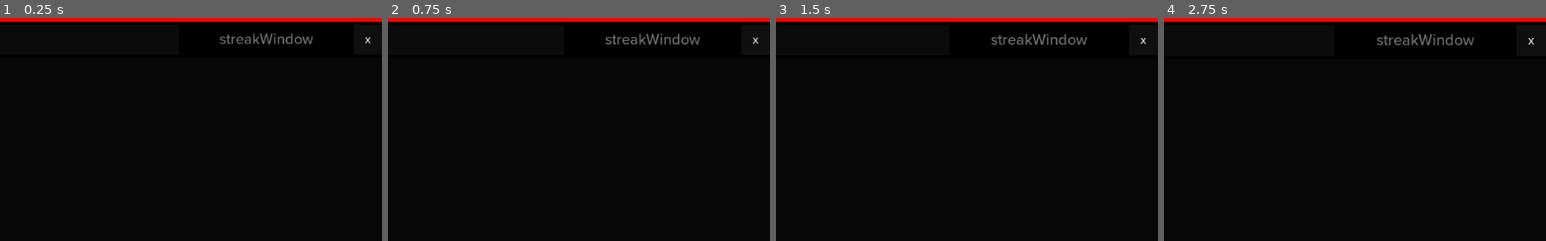
Above: before the commit, frames 1-4 (left to right).
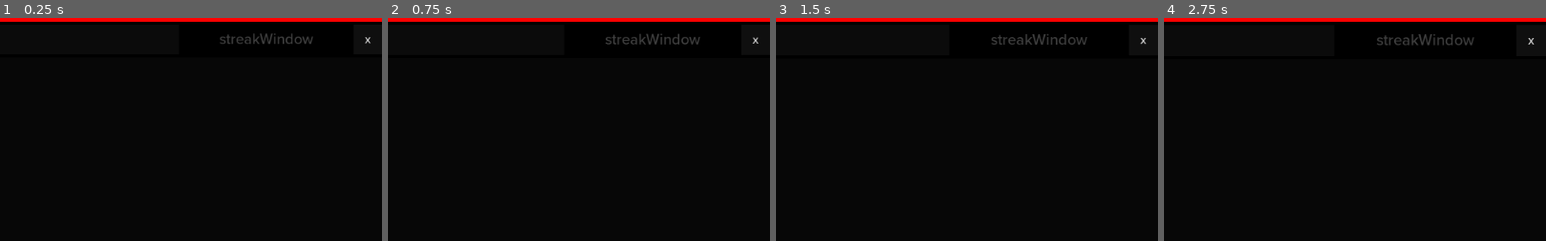
Above: after the commit, the same moments.

Repository: JuanSantosGomez/streakvaults
Game: Godot game, scene res://__Window__/Main_template.tscn
Two runs of this game, one before a commit and one after it. Both use one fixed random seed, a clock stepped at 60 frames per second and the inputs below.
Inputs:
- Up to frame 1 (0.25 s): no input
- Up to frame 2 (0.75 s): click "♦" at 0.5 s
- Up to frame 3 (1.5 s): click "♦" at 1.25 s
- Up to frame 4 (2.75 s): click "♦" at 2 s
The pictures show only the part of the screen within x 50-100%, y 0-50%; the shares and areas given below are measured in that part.

The runs differ from the first frame. In frame 1, 0.3% of the frame differs, in the area x 57-82%, y 6-12%; in frame 2, 0.4%; in frame 3, 0.4%, in the area x 56-82%, y 7-12%; in frame 4, 0.4%.

Commit message:
change window title color

Diff:
--- a/__Window__/Main_template.tscn
+++ b/__Window__/Main_template.tscn
@@ -70,7 +70,7 @@
 margin_top = 2.0
 margin_right = 982.0
 margin_bottom = 37.0
-custom_colors/font_color = Color( 0.45098, 0.45098, 0.45098, 1 )
+custom_colors/font_color = Color( 0.258824, 0.258824, 0.258824, 1 )
 custom_fonts/font = SubResource( 3 )
 custom_styles/normal = SubResource( 4 )
 text = "Task Manager"
